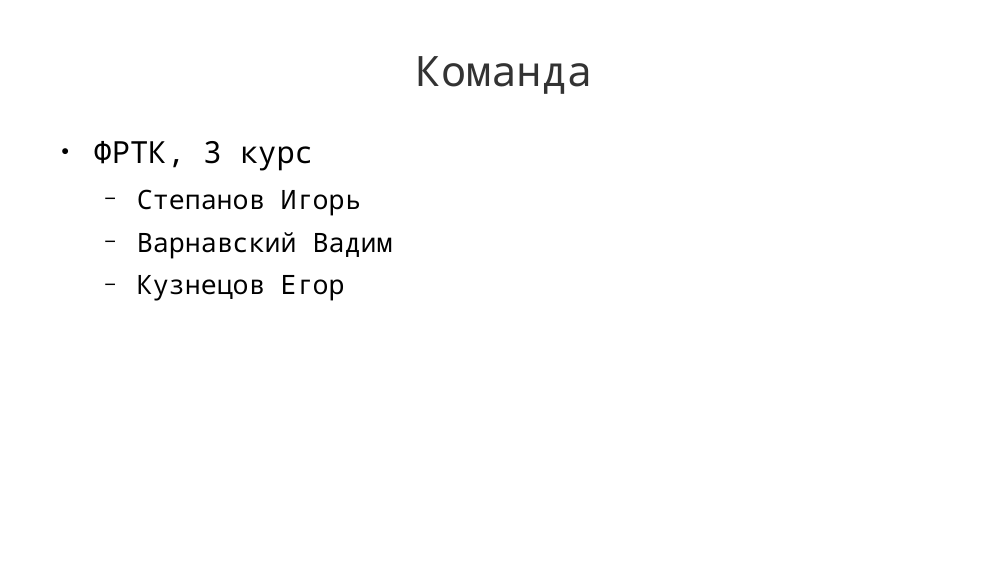
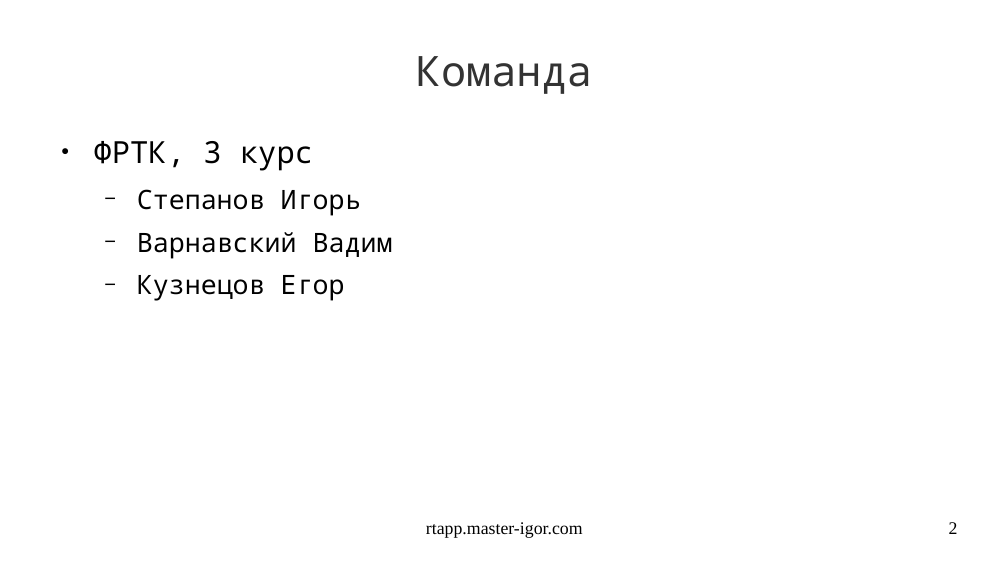
Before and after one commit to banditi/real-time-app, a slide deck: slide 2 of rtapp.odp. Drawn at 1008x567 pixels with LibreOffice and Linux fonts; fonts in the diff are those of the drawing. Boxes give left, top, right and bottom in pixels: in the first picture for what was removed or moved away, otherwise in the second. Text is boxed around its words. In the diff, an @@ line names an element or a change of style, - is before the commit and + after.

```diff
--- a/rtapp.odp
+++ b/rtapp.odp
@@ text added at (x1=426, y1=522, x2=583, y2=538), 14 pt, text #000000 @@
+rtapp.master-igor.com
@@ page number added at (x1=949, y1=522, x2=958, y2=534), 14 pt, text #000000 @@
+2
```
Also in this commit, not shown: 6 other slides changed, 3 slides added, 2 slides removed, 12 other files.
